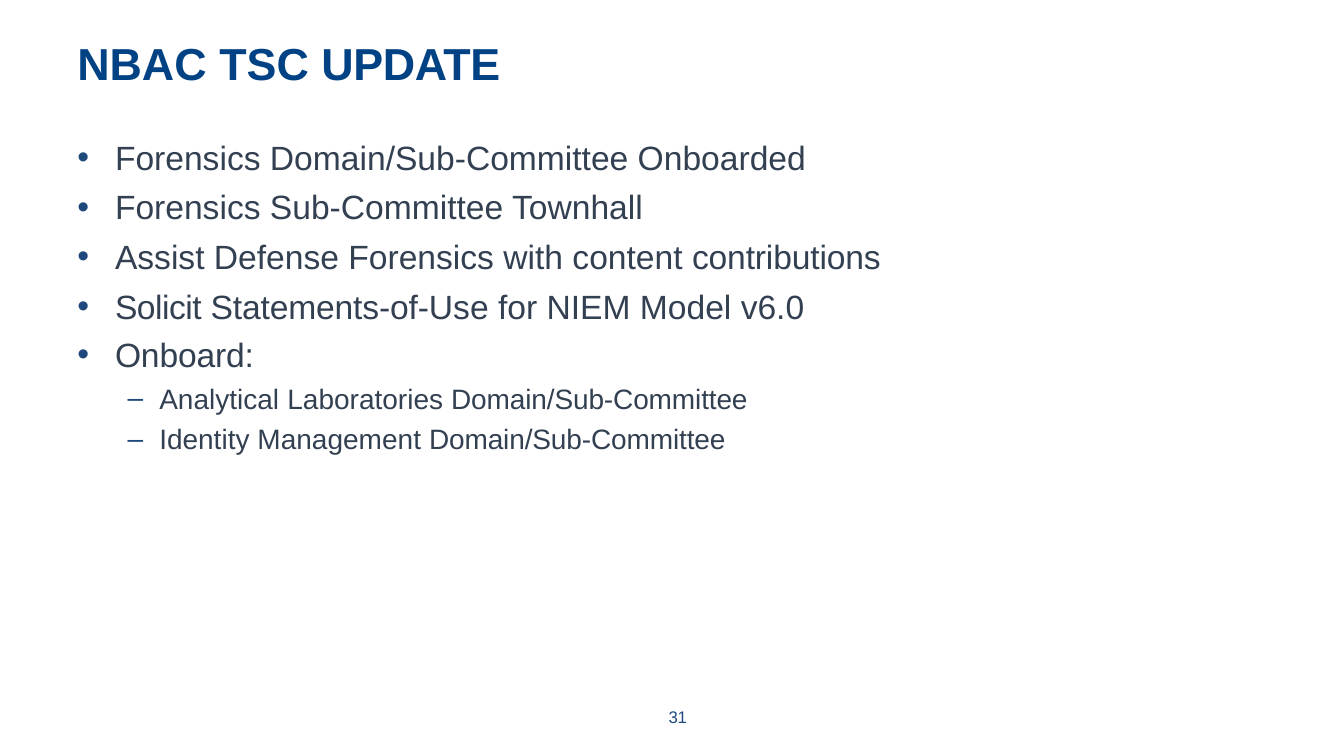
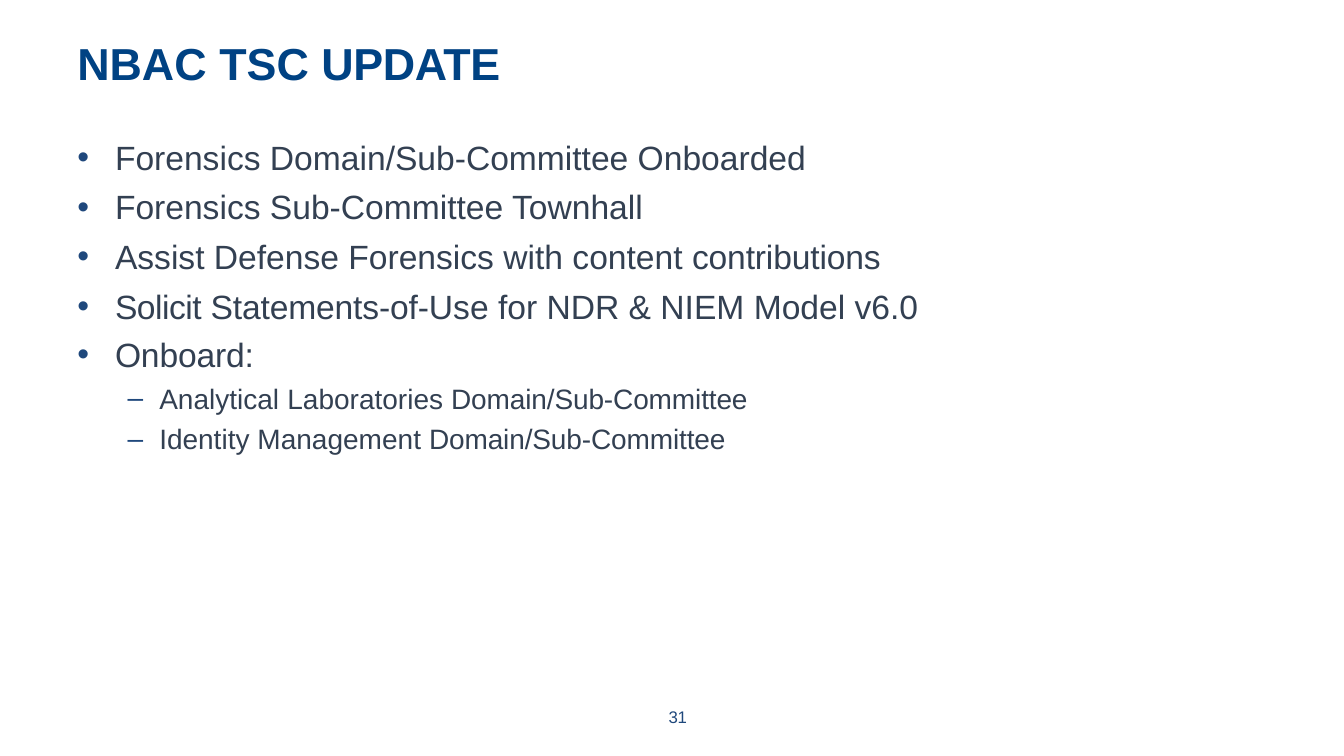
Before and after one commit to niemopen/oasis-open-project, a slide deck: slide 31 of pgb-meeting-minutes/2025/28-aug-25/(Final) 28 Aug 2025 PGB Mtg Brief -v5 9-2-25.pptx. Drawn at 1344x756 pixels with LibreOffice and Linux fonts; fonts in the diff are those of the drawing; background and template pictures are left out. Boxes give left, top, right and bottom in pixels: in the first picture for what was removed or moved away, otherwise in the second. Text is boxed around its words. In the diff, an @@ line names an element or a change of style, - is before the commit and + after.

```diff
--- a/pgb-meeting-minutes/2025/28-aug-25/(Final) 28 Aug 2025 PGB Mtg Brief -v5 9-2-25.pptx
+++ b/pgb-meeting-minutes/2025/28-aug-25/(Final) 28 Aug 2025 PGB Mtg Brief -v5 9-2-25.pptx
@@ text at (x1=115, y1=294, x2=918, y2=320): text changed @@
-• Solicit Statements-of-Use for NIEM Model v6.0
+• Solicit Statements-of-Use for NDR & NIEM Model v6.0
```
Also in this commit, not shown: 1 other slide changed, 4 other files.
